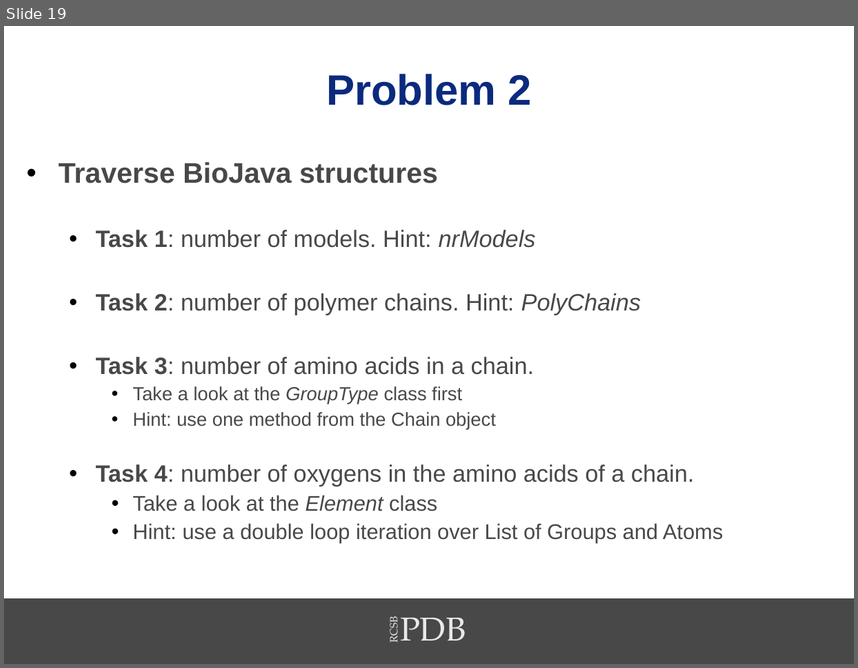
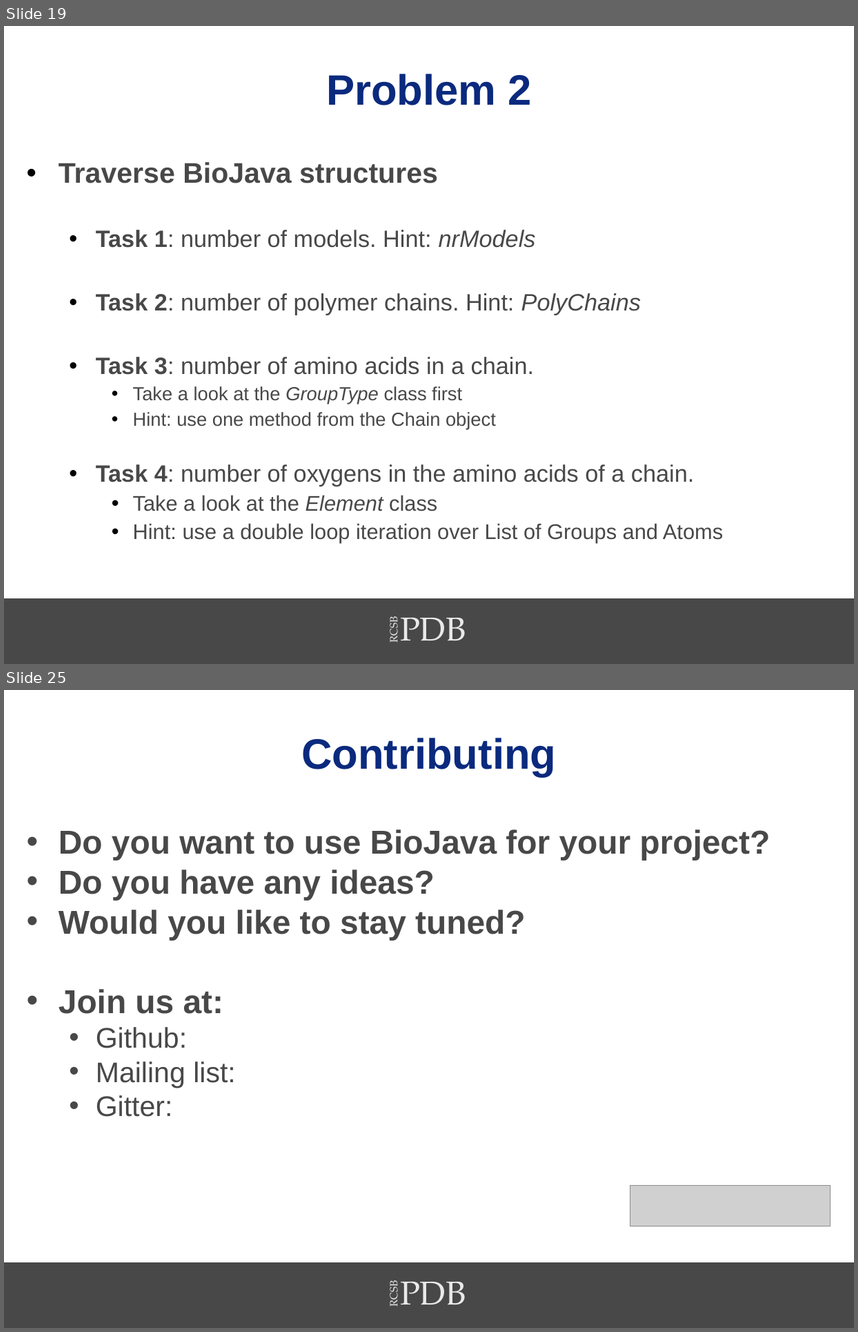
Before and after one commit to sbl-sdsc/mmtf-workshop-2017, a slide deck: 6-biojava/MMTF2017-BioJava.pptx. Shown one above the other, each under a label of ours: slide 19 before the commit, slides 19 and 25 after it; the slides between them are not shown. The pictures are 858x668 and 858x1332 pixels, drawn with LibreOffice and Linux fonts; fonts in the diff are those of the drawing; grey boxes stand for pictures; background and template pictures are left out. Boxes give left, top, right and bottom in pixels: in the first picture for what was removed or moved away, otherwise in the second. Text is boxed around its words. In the diff, an @@ line names an element or a change of style, - is before the commit and + after.

```diff
--- a/6-biojava/MMTF2017-BioJava.pptx
+++ b/6-biojava/MMTF2017-BioJava.pptx
@@ slide 25 added at (4, 690, 854, 1328), background #FFFFFF; not listed: 3 template elements that a slide beside it also shows @@
@@ title added at (301, 738, 556, 777), 36 pt, text #0B2A7E, bold @@
+Contributing
@@ text added at (59, 829, 770, 1116), 28 pt, text #484848, bold @@
+• Do you want to use BioJava for your project?
+• Do you have any ideas?
+• Would you like to stay tuned?
+• Join us at:
+  • Github:
+  • Mailing list:
+  • Gitter:
@@ picture added at (630, 1185, 831, 1225) @@
```
Also in this commit, not shown: 6 slides changed, 4 other slides added, 1 slide removed, 1 other file.
